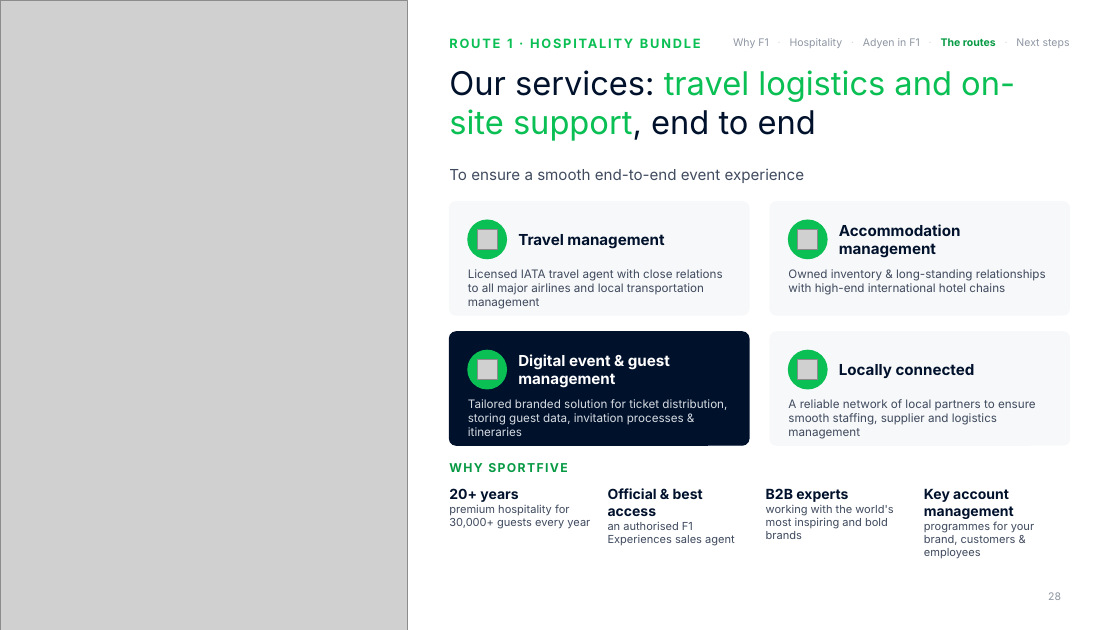
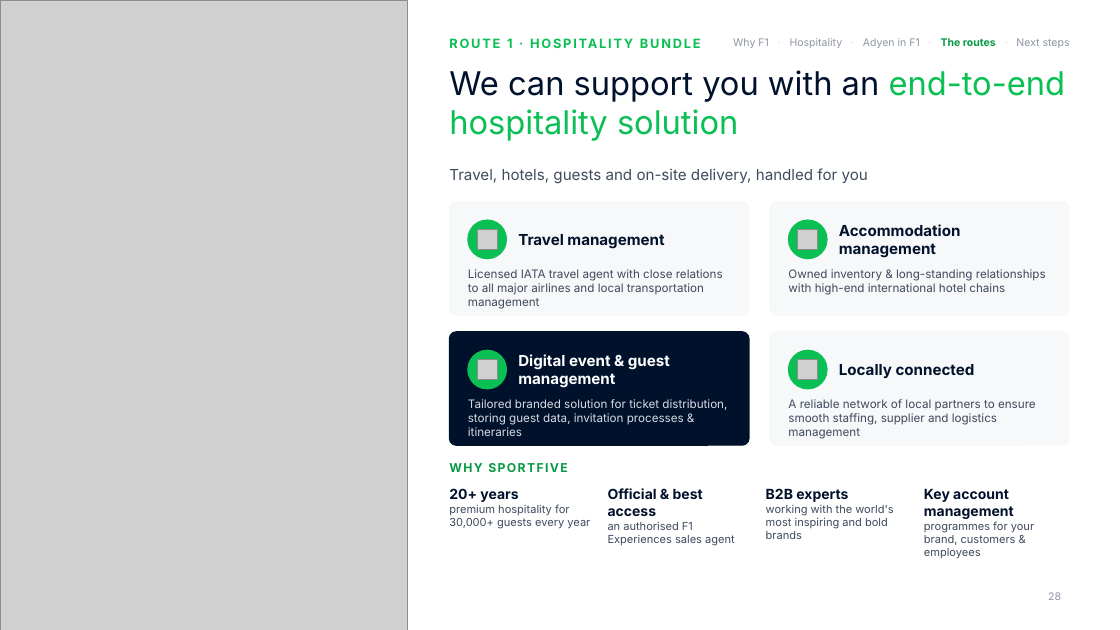
Before and after one commit to rahulgopalan42/rg42, a slide deck: slide 28 of adyen-f1-deck/Adyen x F1 - Chairman deck 8.pptx. Drawn at 1120x630 pixels with LibreOffice and Linux fonts; fonts in the diff are those of the drawing; grey boxes stand for pictures; background and template pictures are left out. Boxes give left, top, right and bottom in pixels: in the first picture for what was removed or moved away, otherwise in the second. Text is boxed around its words. In the diff, an @@ line names an element or a change of style, - is before the commit and + after.

```diff
--- a/adyen-f1-deck/Adyen x F1 - Chairman deck 8.pptx
+++ b/adyen-f1-deck/Adyen x F1 - Chairman deck 8.pptx
@@ title at (x1=449, y1=70, x2=1065, y2=141): text changed @@
-Our services: travel logistics and on-site support, end to end
+We can support you with an end-to-end hospitality solution
@@ text at (x1=449, y1=168, x2=868, y2=184): text changed @@
-To ensure a smooth end-to-end event experience
+Travel, hotels, guests and on-site delivery, handled for you
```
Also in this commit, not shown: 15 other slides changed, 4 slides added, 1 slide removed, 7 other files.
